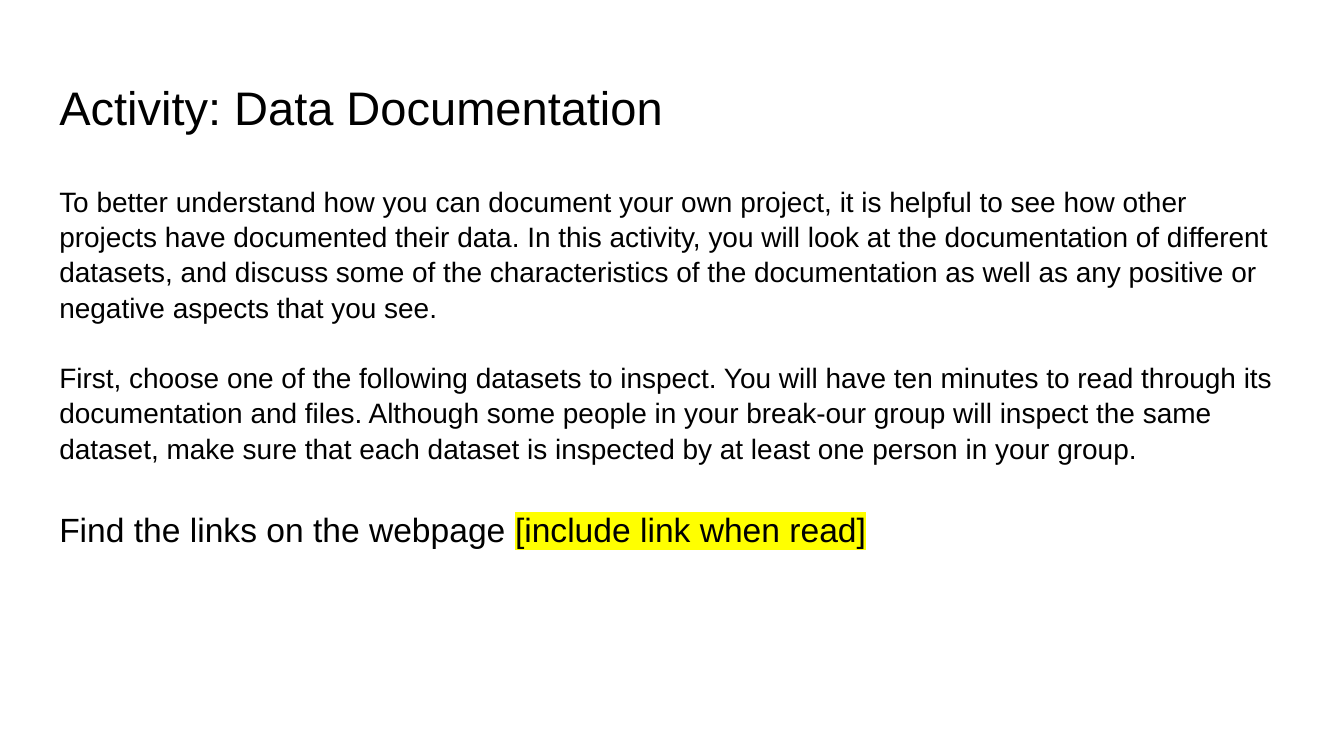
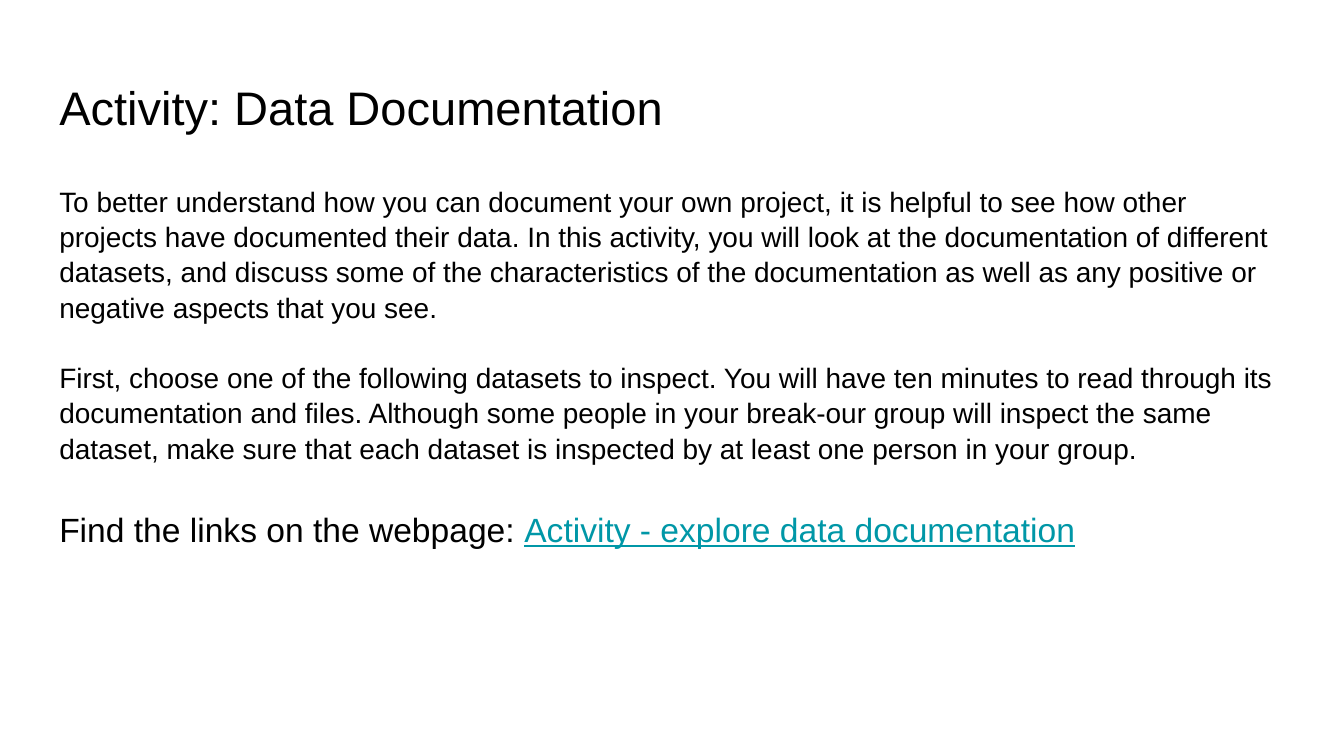
Before and after one commit to Alliance-RDM-GDR/rdm-jumpstart, a slide deck: slide 15 of qmd/Day01/files/day1-L4_Documentation.pptx. Drawn at 1344x756 pixels with LibreOffice and Linux fonts; fonts in the diff are those of the drawing. Boxes give left, top, right and bottom in pixels: in the first picture for what was removed or moved away, otherwise in the second. Text is boxed around its words. In the diff, an @@ line names an element or a change of style, - is before the commit and + after.

Commit message:
added links in lecture slides

```diff
--- a/qmd/Day01/files/day1-L4_Documentation.pptx
+++ b/qmd/Day01/files/day1-L4_Documentation.pptx
@@ text at (59, 517, 1075, 548): text changed; text colour #000000 to #0097A7 @@
-Find the links on the webpage [include link when read]
+Find the links on the webpage: Activity - explore data documentation
```
Also in this commit, not shown: 2 other slides changed, 1 other file.
